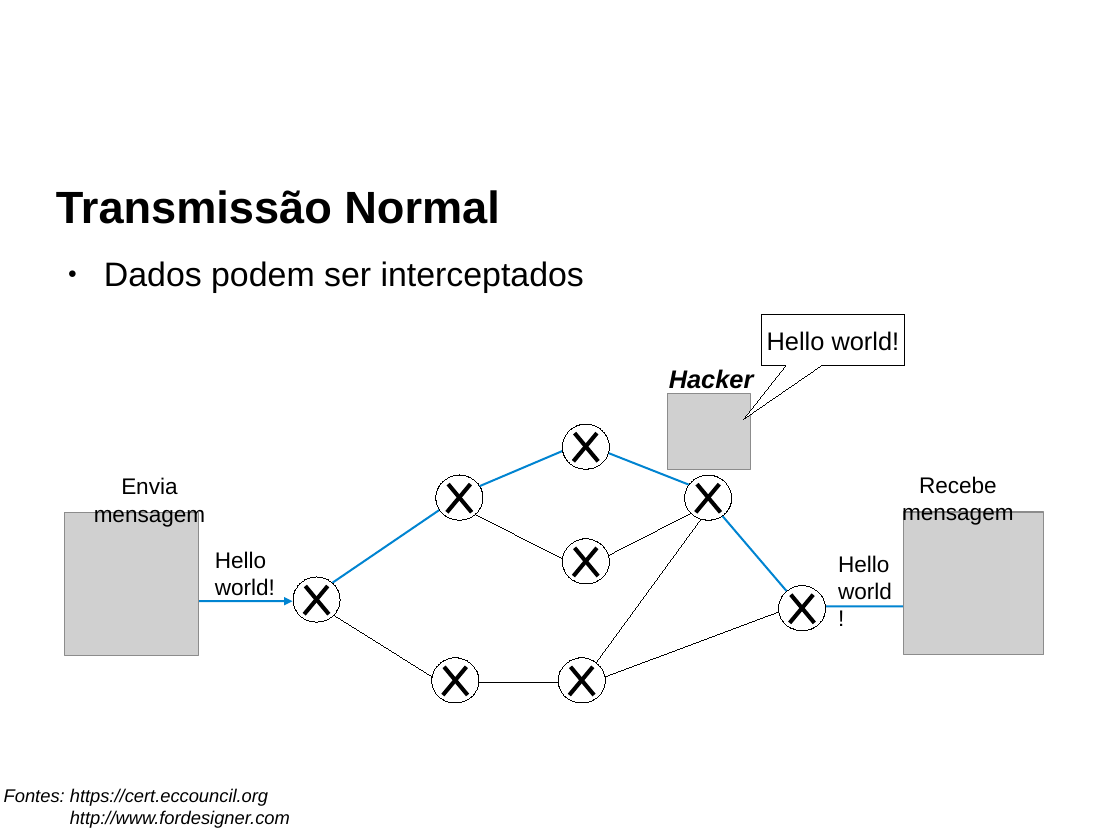
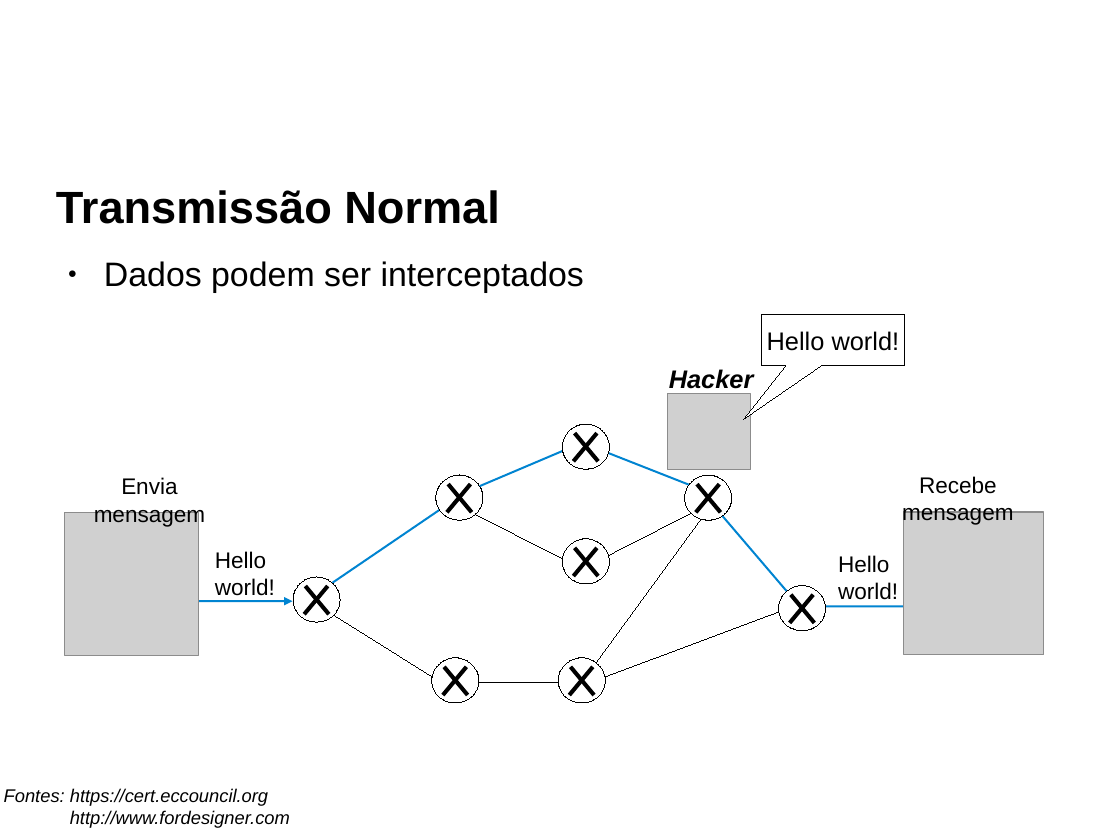
Before and after one commit to redes-2015/l2tp-socket-bug, a slide deck: slide 5 of slides/slides.odp. Drawn at 1120x840 pixels with LibreOffice and Linux fonts; fonts in the diff are those of the drawing; grey boxes stand for pictures; background and template pictures are left out. Boxes give left, top, right and bottom in pixels: in the first picture for what was removed or moved away, otherwise in the second. Text is boxed around its words. In the diff, an @@ line names an element or a change of style, - is before the commit and + after.

Commit message:
Adiantado slide sobre a CVE; mais informações sobre PPP e L2TP
- Adiantado também slide sobre conexão normal (sem VPN)
- Alterada fonte relacionada ao código dos sockets

```diff
--- a/slides/slides.odp
+++ b/slides/slides.odp
@@ text "Hello" rewrapped from (x1=838, y1=555, x2=892, y2=600) to (x1=838, y1=555, x2=898, y2=600) @@
```
Also in this commit, not shown: 7 other slides changed, 1 other file.
